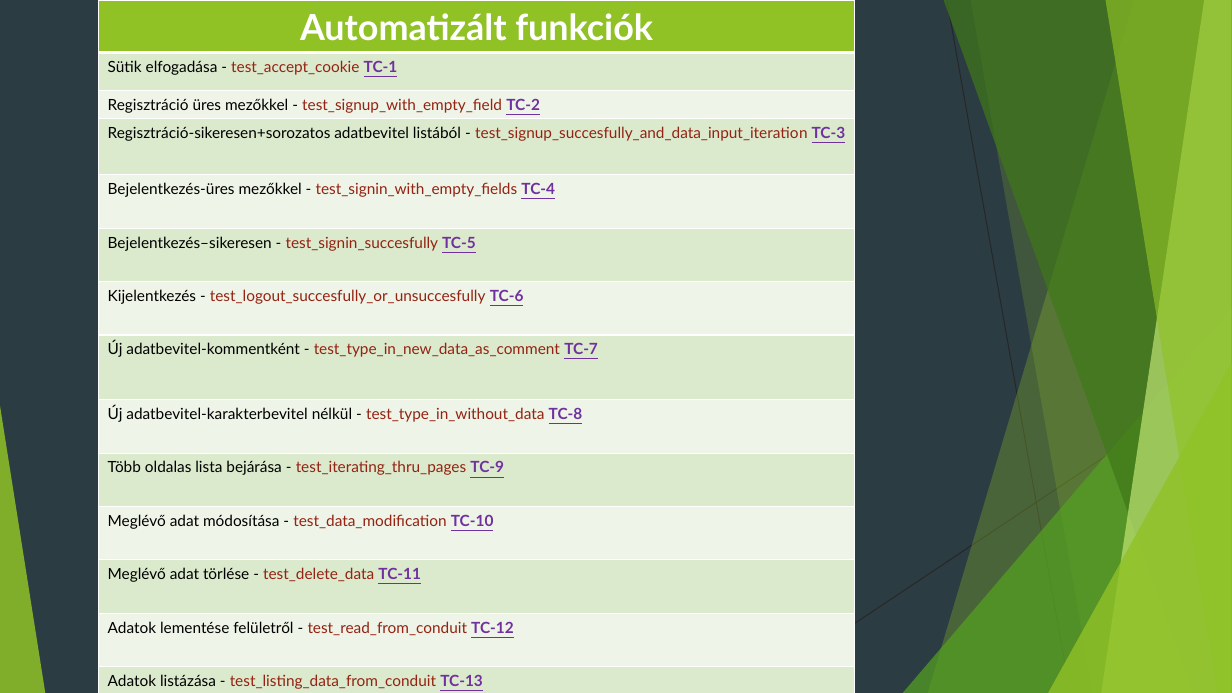
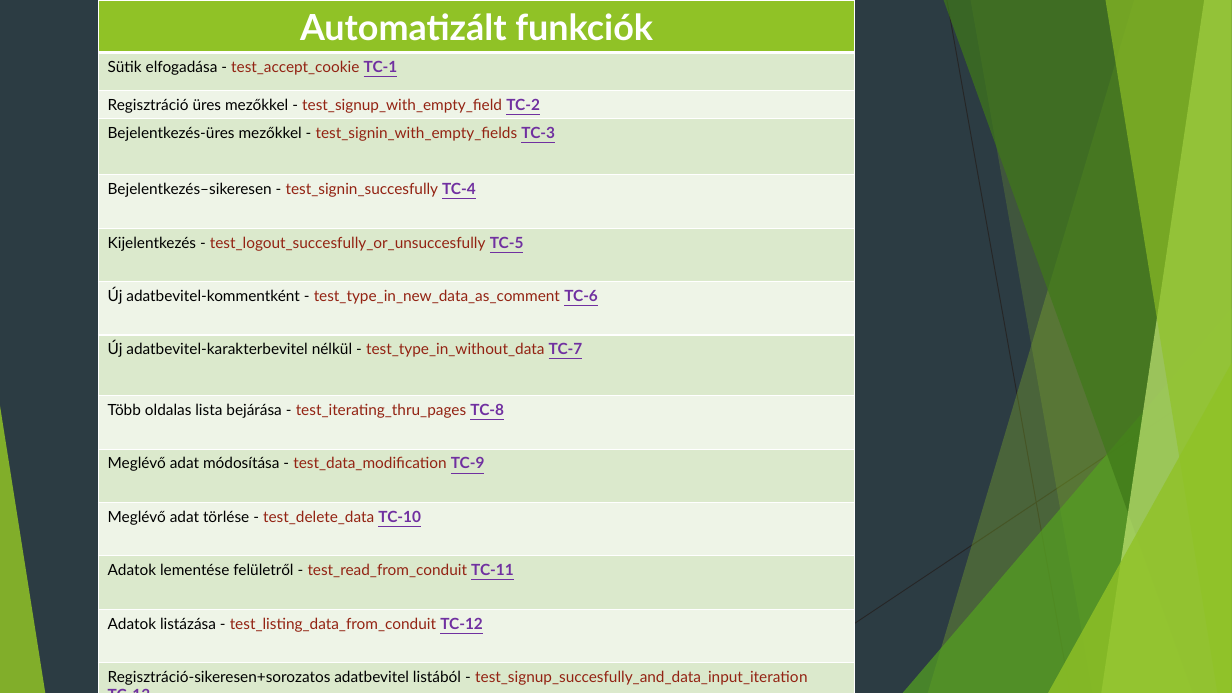
Before and after one commit to vkrisztianx86/conduit, a slide deck: slide 6 of Vizsgaremek_Prezentáció/Vizsgaremek_Prezentáció.pptx. Drawn at 1232x693 pixels with LibreOffice and Linux fonts; fonts in the diff are those of the drawing. Boxes give left, top, right and bottom in pixels: in the first picture for what was removed or moved away, otherwise in the second. Text is boxed around its words. In the diff, an @@ line names an element or a change of style, - is before the commit and + after.

Commit message:
POM

```diff
--- a/Vizsgaremek_Prezentáció/Vizsgaremek_Prezentáció.pptx
+++ b/Vizsgaremek_Prezentáció/Vizsgaremek_Prezentáció.pptx
@@ table at (x1=99, y1=0, x2=855, y2=693) @@
-row 4, column 1: Regisztráció-sikeresen+sorozatos adatbevitel listából - test_signup_succesfully_and_data_input_iteration TC-3
+row 4, column 1: Bejelentkezés-üres mezőkkel - test_signin_with_empty_fields TC-3
-row 5, column 1: Bejelentkezés-üres mezőkkel - test_signin_with_empty_fields TC-4
+row 5, column 1: Bejelentkezés–sikeresen - test_signin_succesfully TC-4
-row 6, column 1: Bejelentkezés–sikeresen - test_signin_succesfully TC-5
+row 6, column 1: Kijelentkezés - test_logout_succesfully_or_unsuccesfully TC-5
-row 7, column 1: Kijelentkezés - test_logout_succesfully_or_unsuccesfully TC-6
+row 7, column 1: Új adatbevitel-kommentként - test_type_in_new_data_as_comment TC-6
-row 8, column 1: Új adatbevitel-kommentként - test_type_in_new_data_as_comment TC-7
+row 8, column 1: Új adatbevitel-karakterbevitel nélkül - test_type_in_without_data TC-7
-row 9, column 1: Új adatbevitel-karakterbevitel nélkül - test_type_in_without_data TC-8
+row 9, column 1: Több oldalas lista bejárása - test_iterating_thru_pages TC-8
-row 10, column 1: Több oldalas lista bejárása - test_iterating_thru_pages TC-9
+row 10, column 1: Meglévő adat módosítása - test_data_modification TC-9
-row 11, column 1: Meglévő adat módosítása - test_data_modification TC-10
+row 11, column 1: Meglévő adat törlése - test_delete_data TC-10
-row 12, column 1: Meglévő adat törlése - test_delete_data TC-11
+row 12, column 1: Adatok lementése felületről - test_read_from_conduit TC-11
-row 13, column 1: Adatok lementése felületről - test_read_from_conduit TC-12
+row 13, column 1: Adatok listázása - test_listing_data_from_conduit TC-12
-row 14, column 1: Adatok listázása - test_listing_data_from_conduit TC-13
+row 14, column 1: Regisztráció-sikeresen+sorozatos adatbevitel listából - test_signup_succesfully_and_data_input_iteration TC-13
```
